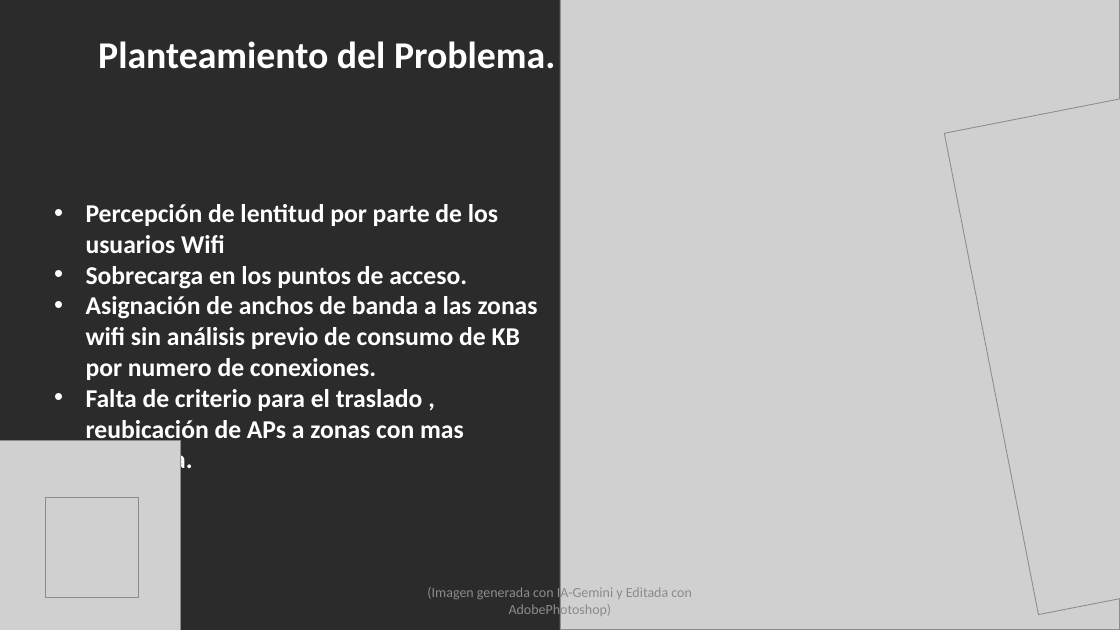
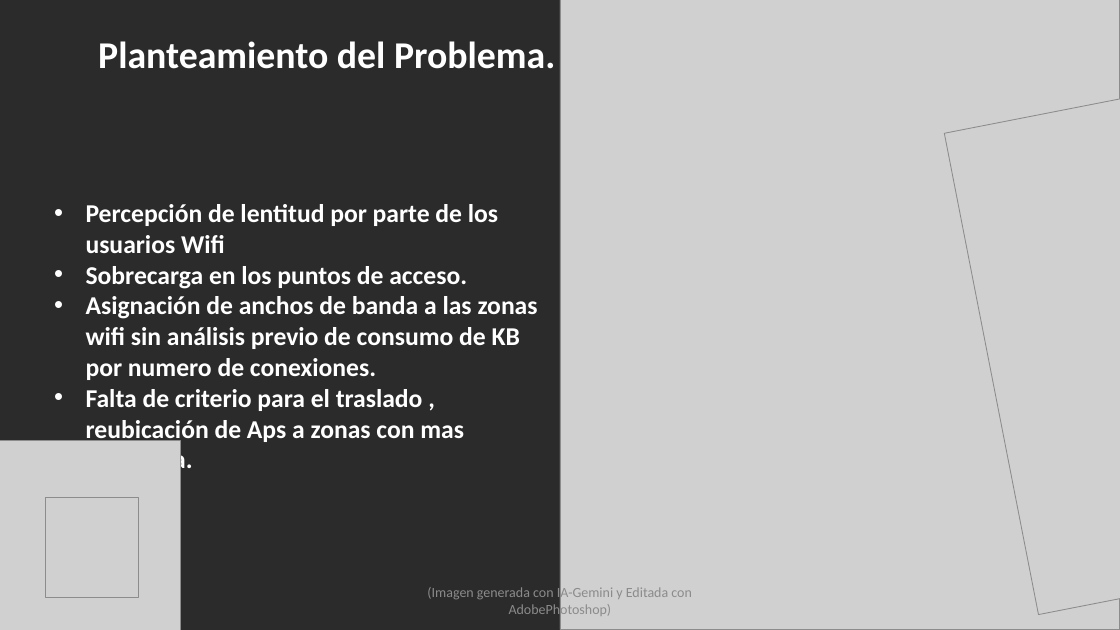
Before and after one commit to edier88/ProyectoAplicadoCienciaDatos, a slide deck: slide 3 of PRESENTA-TESIS-27012026_v6.ppsx. Drawn at 1120x630 pixels with LibreOffice and Linux fonts; fonts in the diff are those of the drawing; grey boxes stand for pictures; background and template pictures are left out; a plain dark background stands for a picture behind light text. Boxes give left, top, right and bottom in pixels: in the first picture for what was removed or moved away, otherwise in the second. Text is boxed around its words. In the diff, an @@ line names an element or a change of style, - is before the commit and + after.

```diff
--- a/PRESENTA-TESIS-27012026_v6.ppsx
+++ b/PRESENTA-TESIS-27012026_v6.ppsx
@@ text at box(86, 389, 464, 474): text changed @@
-• Falta de criterio para el traslado , reubicación de APs a zonas con mas demanda.
+• Falta de criterio para el traslado , reubicación de Aps a zonas con mas demanda.
```
Also in this commit, not shown: 3 other slides changed, 1 other file.
